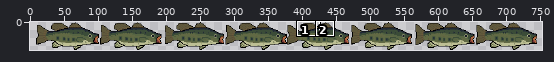
Sprite sheet, stored at src/main/resources/assets/player.png. Above, an overview of the earlier version with the close-up marked.
Close-up. The starting point:
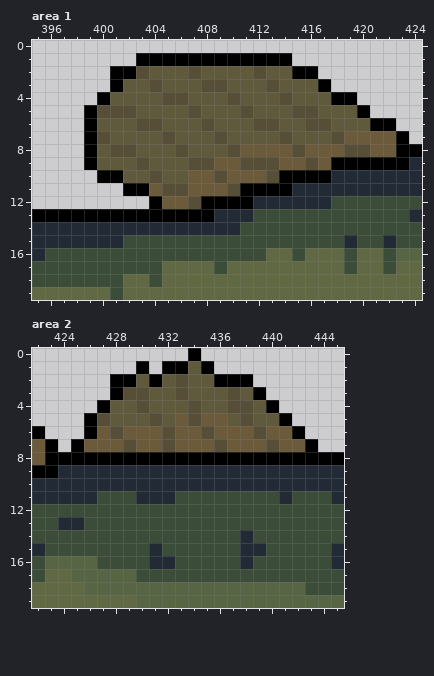
The file is 736x41 pixels. Colours within 5 levels of each other are drawn and written as one. Shown: area 1: x 395..424, y 0..19; area 2: x 422..445, y 0..19. The old version is drawn lined up with the new one, on the new canvas. The commit also changed other parts of the picture, which this record leaves out.
After the commit:
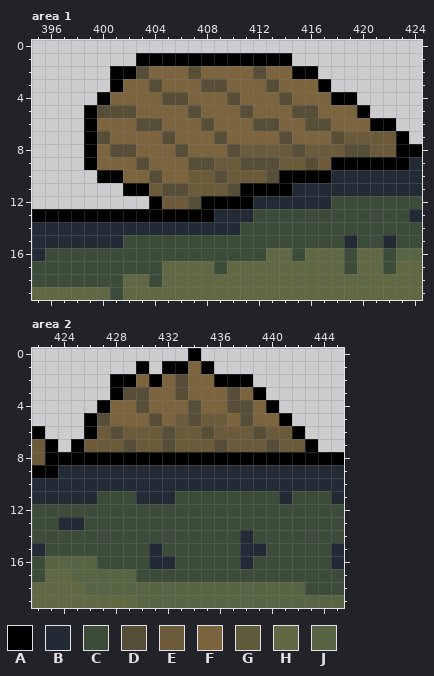
Palette (. is transparent): A #000000  B #222a36  C #3b4c38  D #574e38  E #6c5b3b  F #7c643f  G #605a3c  H #616944  J #576544
Difference:
canvas 736x41 -> 752x41, the old top-left corner now at 9,0
Area 1:
y 2: x 404..406 GGG -> FFF; x 408..411 GGGG -> FFFF; x 413..414 GG -> FF
y 3: x 402..403 GG -> FF; x 405..407 GGG -> FFF; x 410..412 GGG -> FFF; x 414..416 GGG -> FFF
y 4: x 401..404 GGGG -> FFFF; x 407..409 GGG -> FFF; x 411..413 GGG -> FFF; x 415..417 GGG -> FFF
y 5: x 403..406 GGGG -> FFFF; x 408..410 GGG -> FFF; x 412..414 GGG -> FFF; x 417..419 GGG -> FFF
y 6: x 400..402 GGG -> FFF; x 405..407 GGG -> FFF; x 409..411 GGG -> FFF; x 414..415 GG -> FF; x 418..420 GGG -> FFF
y 7: x 401..404 GGGG -> FFFF; x 406..408 GGG -> FFF; x 410..413 GGGG -> FFFF; x 415..417 GGG -> FFF
y 8: x 400 G -> F; x 403..405 GGG -> FFF; x 407..409 GGG -> FFF
y 9: x 400..402 GGG -> FFF; x 404..406 GGG -> FFF
y 10: x 402..403 GG -> FF; x 405..406 GG -> FF
Area 2:
y 1: x 434 G -> F
y 2: x 430 G -> F; x 432 G -> F; x 434..435 GG -> FF
y 3: x 431..432 GG -> FF; x 434..436 GGG -> FFF; x 438 G -> F
y 4: x 428..429 GG -> FF; x 431..433 GGG -> FFF; x 435..436 GG -> FF; x 439 G -> F
y 5: x 428..430 GGG -> FFF; x 432 G -> F; x 437 G -> F; x 439..440 GG -> FF
